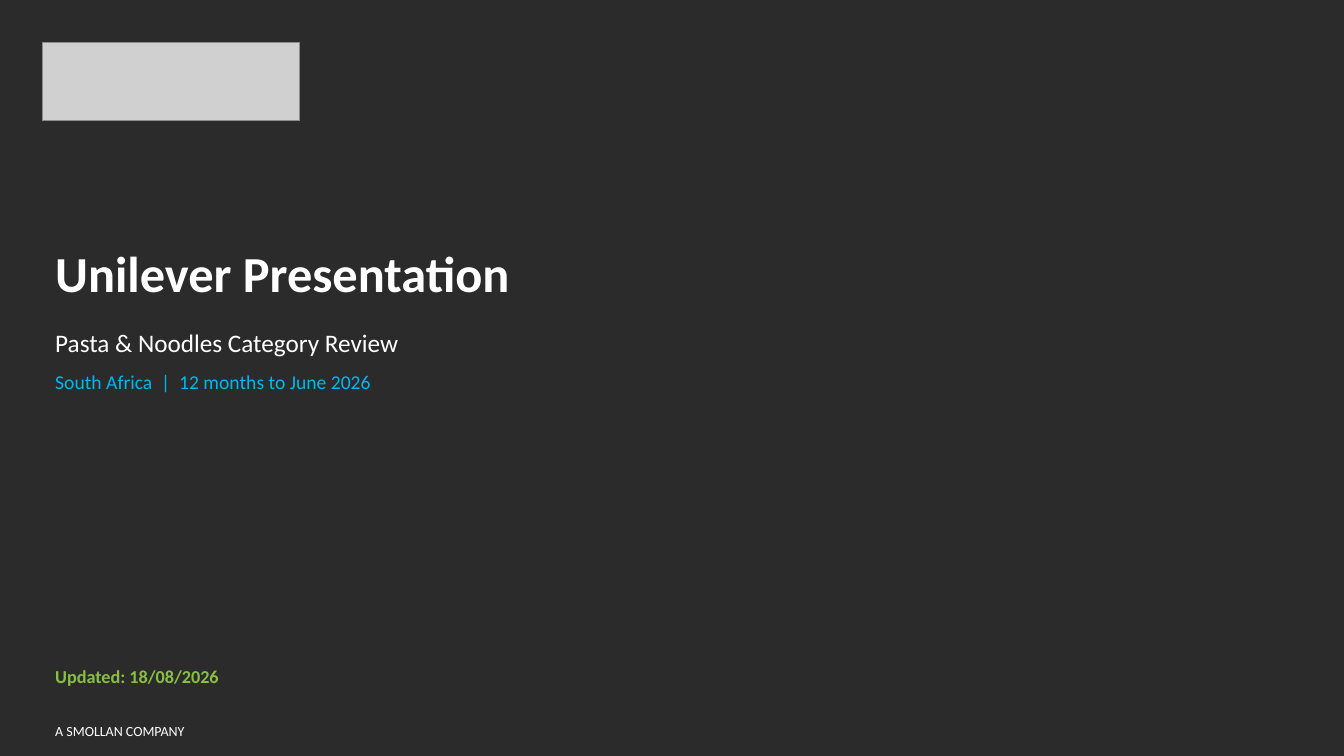
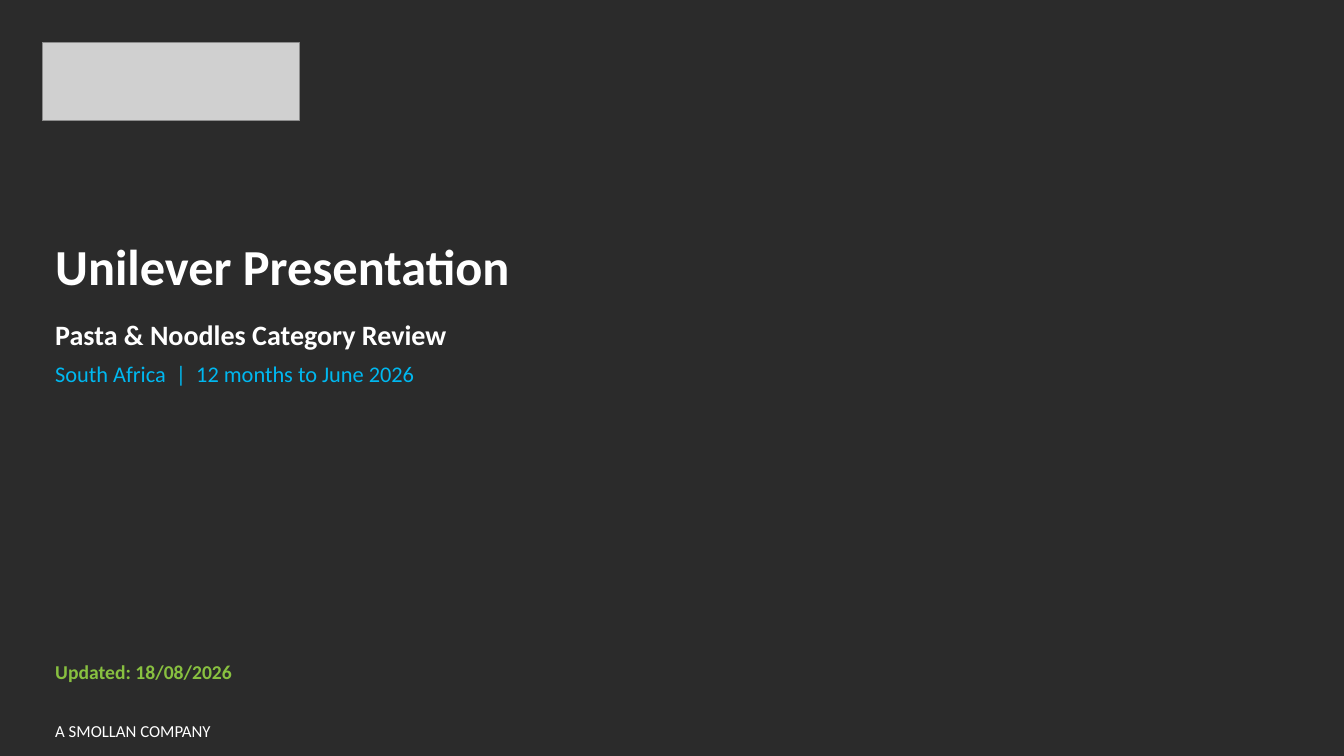
Before and after one commit to Joemusa/pasta, a slide deck: slide 1 of output/Unilever_Pasta_Noodles_Jun2026.pptx. Drawn at 1344x756 pixels with LibreOffice and Linux fonts; fonts in the diff are those of the drawing; grey boxes stand for pictures; background and template pictures are left out; a plain dark background stands for a picture behind light text. Boxes give left, top, right and bottom in pixels: in the first picture for what was removed or moved away, otherwise in the second. Text is boxed around its words. In the diff, an @@ line names an element or a change of style, - is before the commit and + after.

```diff
--- a/output/Unilever_Pasta_Noodles_Jun2026.pptx
+++ b/output/Unilever_Pasta_Noodles_Jun2026.pptx
@@ text "Unilever Presentation": place and size @@
-text "Unilever Presentation" at [55,256,509,293]
+text "Unilever Presentation" at [55,249,509,286]
@@ text "Pasta & Noodles Category Review": place and size @@
-text "Pasta & Noodles Category Review" at [55,334,398,357]
+text "Pasta & Noodles Category Review" at [55,325,446,350]
@@ text "Pasta & Noodles Category Review" at [55,325,446,350]: size 18 to 20 pt, bold on @@
@@ text "South Africa | 12 months ...": place and size @@
-text "South Africa | 12 months ..." at [55,375,371,389]
+text "South Africa | 12 months ..." at [55,366,414,382]
@@ text "South Africa | 12 months ..." at [55,366,414,382]: size 14 to 16 pt @@
@@ text "Updated: 18/08/2026" at [55,665,231,682]: size 13 to 14 pt @@
@@ text "A SMOLLAN COMPANY" at [55,726,210,737]: size 10 to 12 pt @@
```
Also in this commit, not shown: 3 other slides changed, 1 slide added, 2 slides removed, 5 other files.
